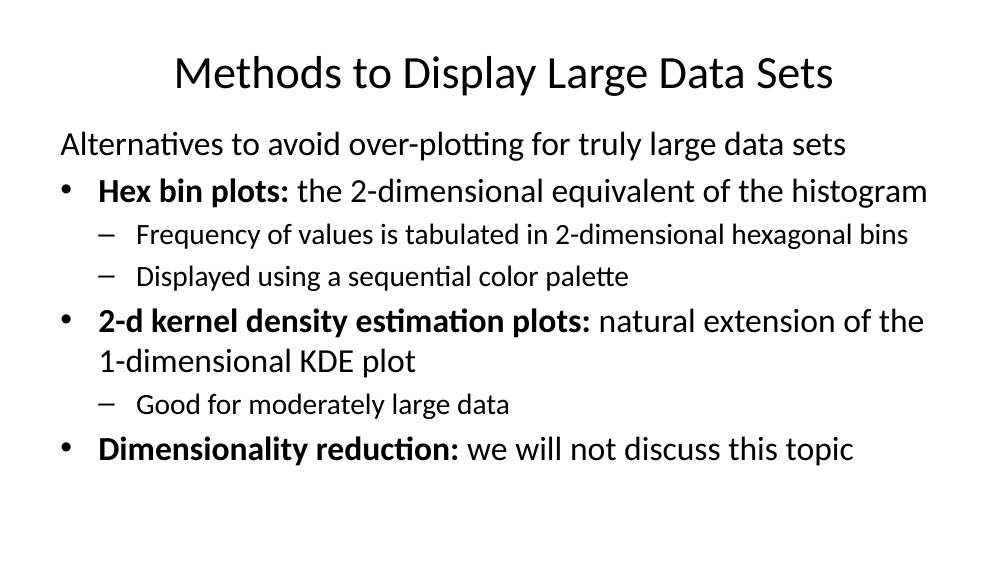
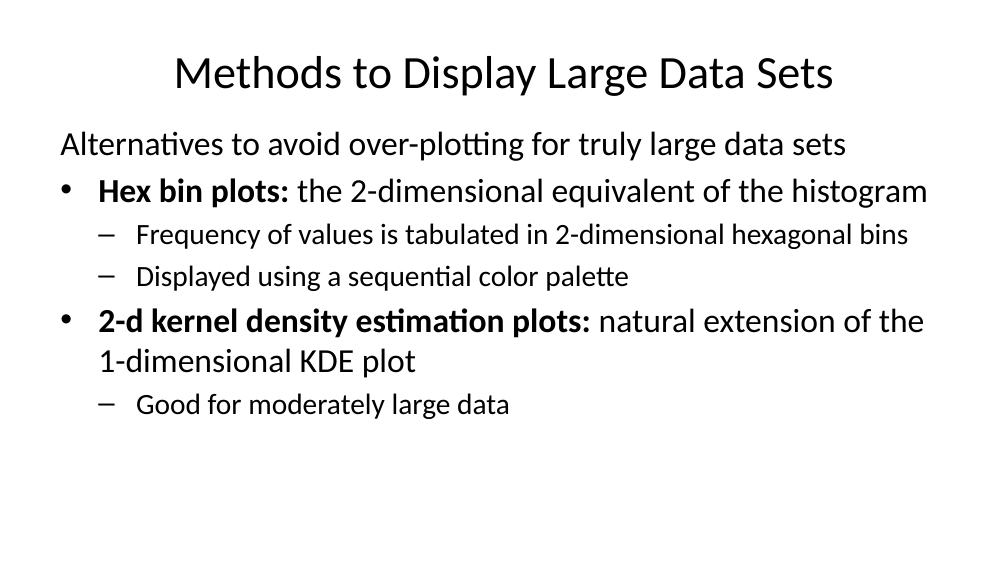
Before and after one commit to StephenElston/CSCI-E-83, a slide deck: slide 27 of LectureSlides/02_VisualizationOfLargeComplexData.pptx. Drawn at 1008x567 pixels with LibreOffice and Linux fonts; fonts in the diff are those of the drawing. Boxes give left, top, right and bottom in pixels: in the first picture for what was removed or moved away, otherwise in the second. Text is boxed around its words. In the diff, an @@ line names an element or a change of style, - is before the commit and + after.

```diff
--- a/LectureSlides/02_VisualizationOfLargeComplexData.pptx
+++ b/LectureSlides/02_VisualizationOfLargeComplexData.pptx
@@ text at [98,436,854,466]: paragraph removed @@
-• Dimensionality reduction: we will not discuss this topic
```
Also in this commit, not shown: 10 other slides changed.
